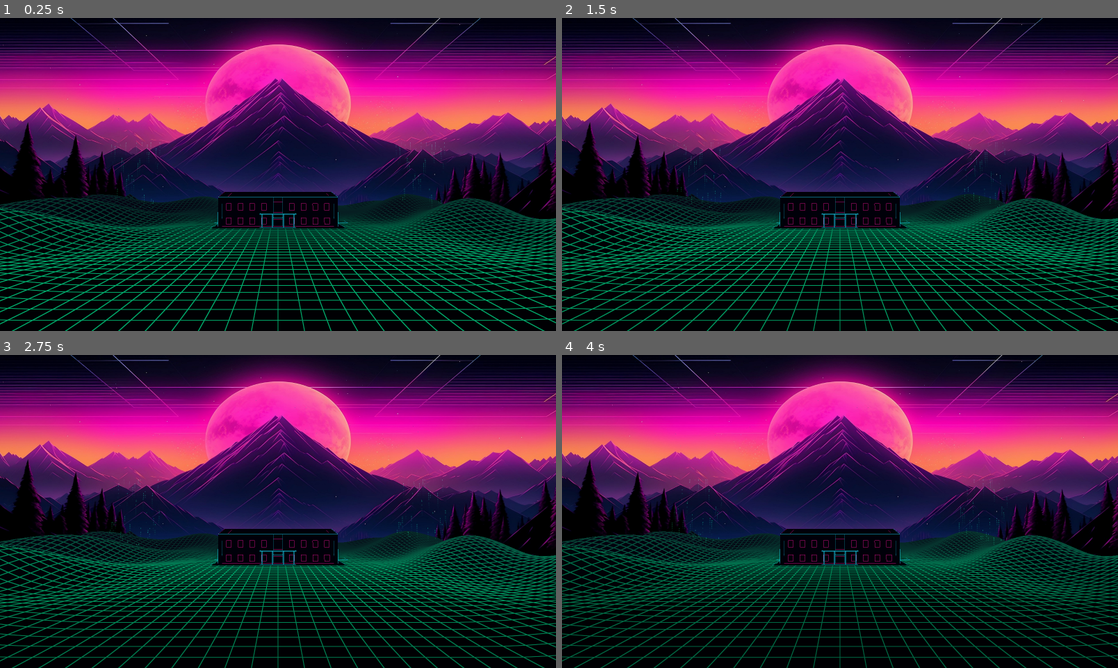
Above: before the commit, frames 1-4 (two rows, left to right).
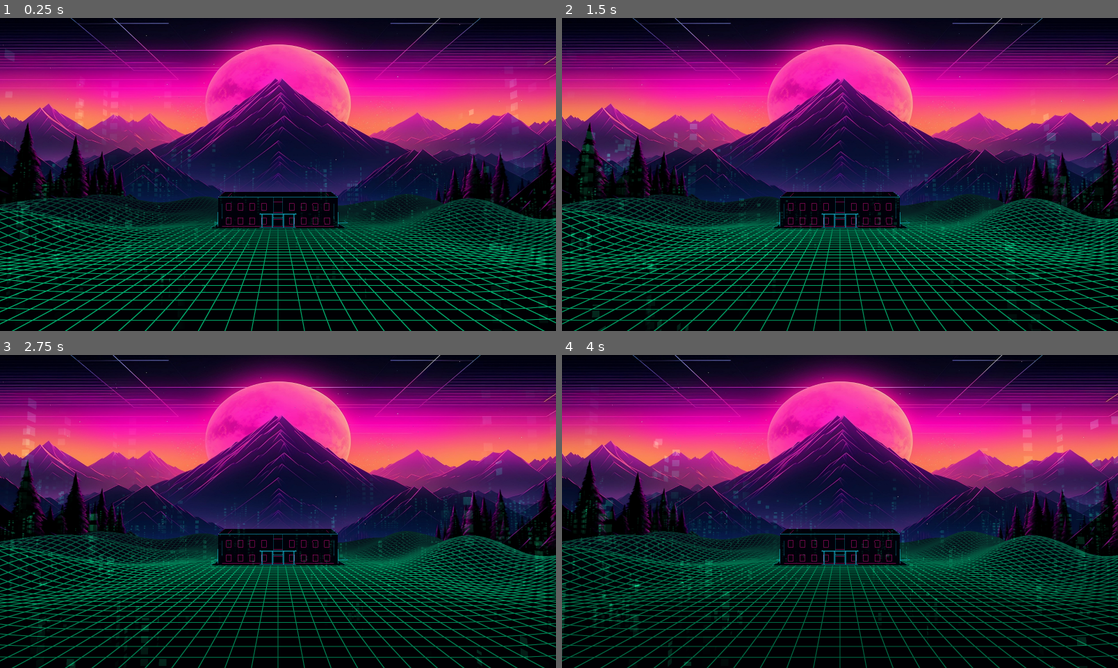
Above: after the commit, the same moments.

Repository: dorejames25-netizen/nightmare-frequency-godot
Game: Godot game, scene res://exterior.tscn
Same seed, same stepped clock (60 frames per second), same inputs: the game is played once before the commit and once after it.
Inputs:
- Up to frame 1 (0.25 s): no input
- Up to frame 2 (1.5 s): no input
- Up to frame 3 (2.75 s): no input
- Up to frame 4 (4 s): no input

The runs differ from the first frame. In frame 1, 1.5% of the frame differs, in the area x 0-100%, y 10-89%; in frame 2, 1.9%; in frame 3, 1.8%; in frame 4, 2.1%, in the area x 0-100%, y 15-100%.

Commit message:
Extend upward data rain across exterior terrain

Diff:
--- a/previews/exterior/exterior.gd
+++ b/previews/exterior/exterior.gd
@@ -73,17 +73,27 @@
 		star.material_override=m
 		stars.append(star)
 		add_child(star)
-	# Two restrained data curtains, inspired by the browser rain generator.
-	for side in [-1,1]:
-		var rain:=MeshInstance3D.new()
-		var panel:=QuadMesh.new()
-		panel.size=Vector2(32,42)
-		rain.mesh=panel
-		rain.position=Vector3(side*91,25,-72)
-		var shader:=ShaderMaterial.new()
-		shader.shader=load("res://rain.gdshader")
-		rain.material_override=shader
-		add_child(rain)
+	# Standard outdoor ambience: world-anchored patches, visible from every direction.
+	# Exclude the mansion, porticoes and terraces; indoor nightmare rain stays separate.
+	var rain_mesh:=QuadMesh.new()
+	rain_mesh.size=Vector2(14,24)
+	for gx in range(-108,109,24):
+		for gz in range(-108,109,24):
+			if abs(gx)<45 and gz>-66 and gz<6:
+				continue
+			var x: float=gx+rng.randf_range(-3,3)
+			var z: float=gz+rng.randf_range(-3,3)
+			var rain_material:=ShaderMaterial.new()
+			rain_material.shader=load("res://rain.gdshader")
+			rain_material.set_shader_parameter("phase",rng.randf_range(0,10))
+			for angle in [0.0,PI/2.0]:
+				var rain:=MeshInstance3D.new()
+				rain.name="OutdoorUpwardRain"
+				rain.mesh=rain_mesh
+				rain.position=Vector3(x,height_at(x,z)+12,z)
+				rain.rotation.y=angle
+				rain.material_override=rain_material
+				add_child(rain)
 func _process(_delta: float) -> void:
 	frame+=1
 	var seconds:=Time.get_ticks_msec()/1000.0
--- a/previews/exterior/rain.gdshader
+++ b/previews/exterior/rain.gdshader
@@ -1,15 +1,20 @@
 shader_type spatial;
 render_mode unshaded, blend_add, depth_draw_never, cull_disabled;
+uniform float phase = 0.0;
+uniform float strength = 0.22;
 void fragment(){
- float t=TIME*0.17;
- vec2 p=UV*vec2(28.0,34.0);
+ float t=TIME*0.17+phase;
+ vec2 p=UV*vec2(12.0,34.0);
  float column=floor(p.x);
- float speed=0.5+fract(sin(column*45.32)*321.3);
+ float speed=0.5+fract(sin(column*45.32+phase)*321.3);
+ // UV increases downward: increasing time carries the luminous heads upward.
  float head=fract(p.y/34.0+t*speed+sin(column))*34.0;
  float trail=pow(clamp(1.0-head/12.0,0.0,1.0),2.0);
  vec2 q=fract(p);
  float mark=step(0.30,q.x)*step(q.x,0.70)*step(0.2,q.y)*step(q.y,0.8);
  float noise=step(0.35,fract(sin(floor(p.y)*13.1+column*73.4)*451.4));
+ float edges=smoothstep(0.0,0.12,UV.x)*smoothstep(0.0,0.12,1.0-UV.x)*smoothstep(0.0,0.12,UV.y)*smoothstep(0.0,0.12,1.0-UV.y);
+ float distance_fade=smoothstep(3.0,12.0,length(VERTEX))*(1.0-smoothstep(100.0,180.0,length(VERTEX)));
  ALBEDO=vec3(0.1,0.8,0.52);
- ALPHA=mark*trail*noise*0.38;
+ ALPHA=mark*trail*noise*strength*edges*distance_fade;
 }
Binary file changed: previews/exterior/captures/mansion_first_person.png
Not shown, changed: HANDOVER.md
Not shown, changed: previews/exterior/README.md
